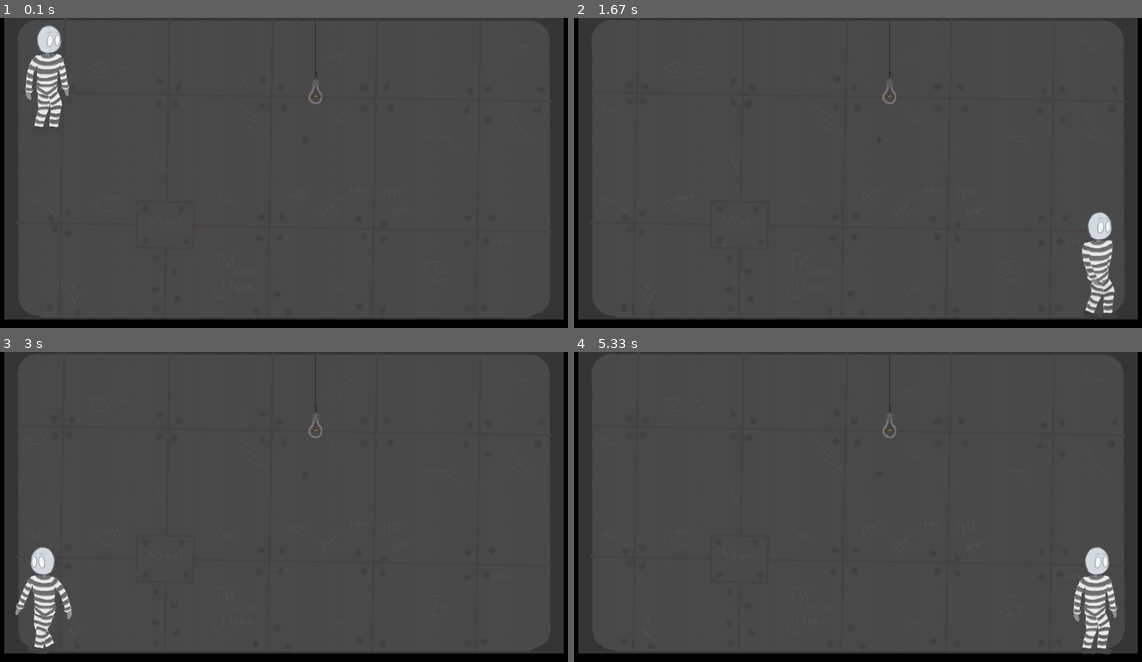
Above: before the commit, frames 1-4 (two rows, left to right).
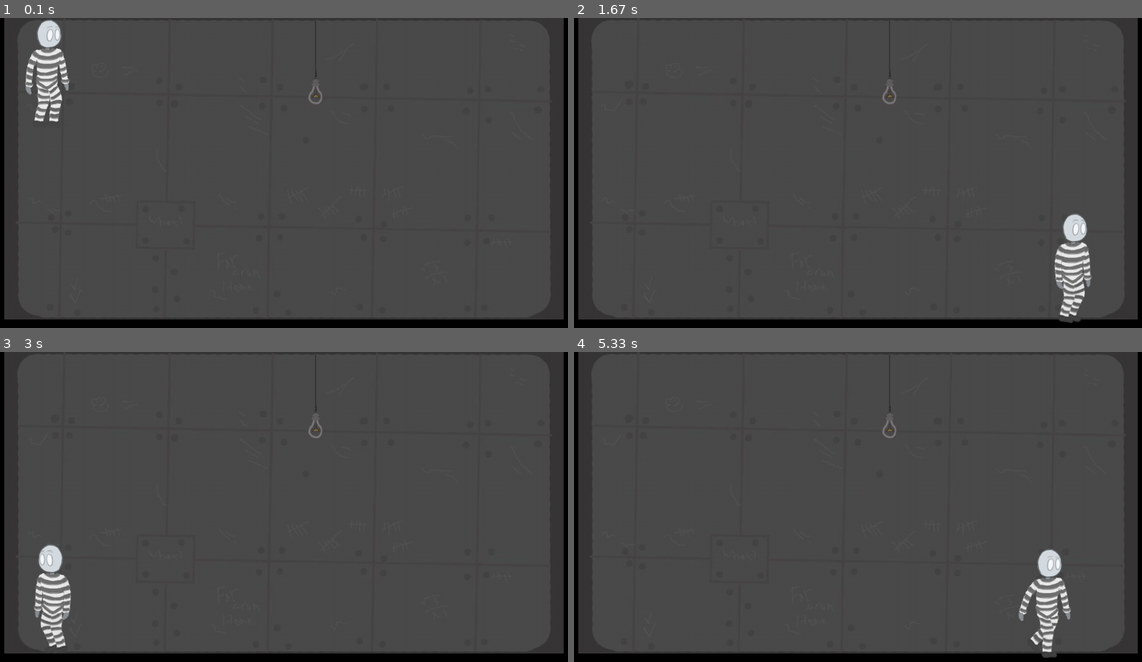
Above: after the commit, the same moments.

Repository: v-like-engine/the-cage-of-mage-pygame
Game: pygame game, started from training.py
Two runs of this game, one before a commit and one after it. Both use one fixed random seed, a clock stepped at 60 frames per second and the inputs below.
Inputs:
- Up to frame 1 (0.1 s): no input
- Up to frame 2 (1.67 s): hold Right 0.33-0.8 s; hold Up 0.83-1.13 s; hold Right 1.17-1.63 s
- Up to frame 3 (3 s): hold Left 1.67-2.2 s; hold Left 2.23-2.63 s; hold Up from 2.67 s (still down)
- Up to frame 4 (5.33 s): release Up at 3.03 s; hold Right 3.07-3.7 s; hold Left 3.73-4.2 s; hold Right 4.23-4.7 s; hold Up 4.73-5.03 s; hold Right from 5.07 s (still down)

The runs differ from the first frame. In frame 1, 1.2% of the frame differs, in the area x 4-13%, y 0-36%; in frame 2, 2.5%; in frame 3, 1.6%; in frame 4, 2.9%, in the area x 78-96%, y 62-99%.

Commit message:
Add jumping mage

Diff:
--- a/hero_classes.py
+++ b/hero_classes.py
@@ -33,6 +33,7 @@
         self.velocity = [0, 0]
         self.direction = 0
         self.g = 1
+        self.up = False
 
     def update(self, event=None, v=0, *borders):
         self.change_coords(2, v, self.g)
@@ -52,6 +53,10 @@
             if event.key == pygame.K_RIGHT:
                 self.direction = 0
                 self.velocity = 1, self.velocity[1]
+            if event.key == pygame.K_UP and self.velocity[1] == 0 and not self.up:
+                self.direction = -1
+                self.velocity = self.velocity[0], -20
+                self.up = True
             if self.direction != -1:
                 self.cur_frame = (self.cur_frame + 1) % (len(self.frames) // 2)
                 frame = self.direction * 16 + self.cur_frame
@@ -60,6 +65,8 @@
                 if frame in [15, 31] or pygame.sprite.spritecollideany(self, borders[1]):
                     self.change_coords(0, -10)
             # self.move(self.x, self.y + 10 / FPS)
+        if event.type == pygame.KEYUP:
+            self.up = False
 
     def change_coords(self, x_or_y, step, *g):
         if x_or_y == 0:
--- a/training.py
+++ b/training.py
@@ -3,7 +3,7 @@
 
 import pygame
 
-FPS = 30
+FPS = 15
 WIDTH = 1280
 HEIGHT = 720
 screen = pygame.display.set_mode((WIDTH, HEIGHT))
